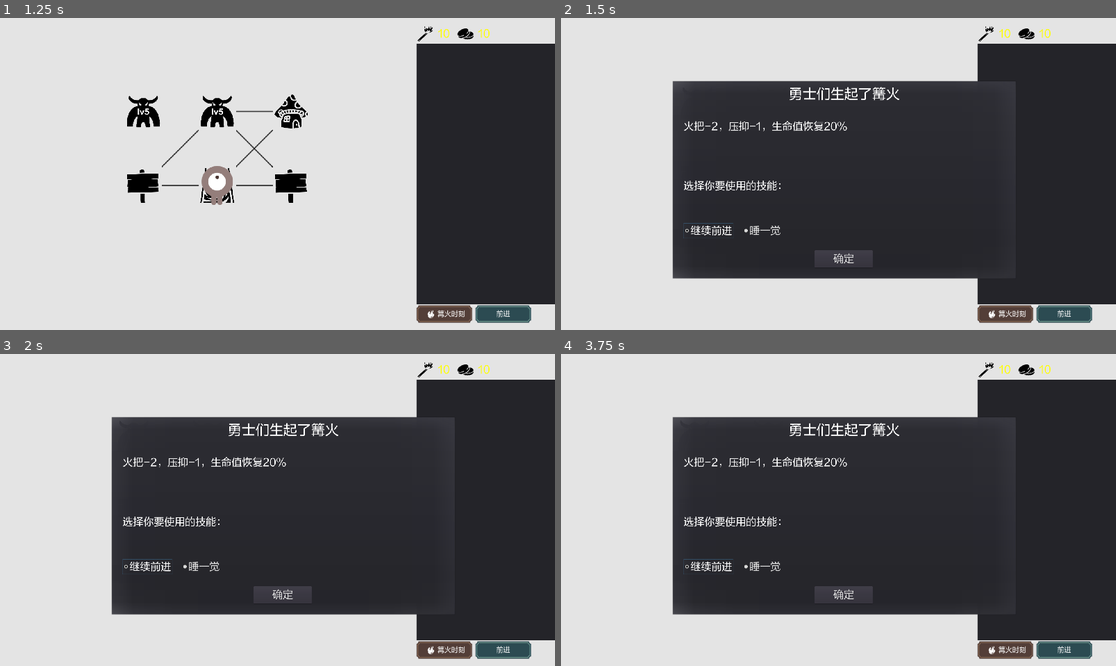
Above: before the commit, frames 1-4 (two rows, left to right).
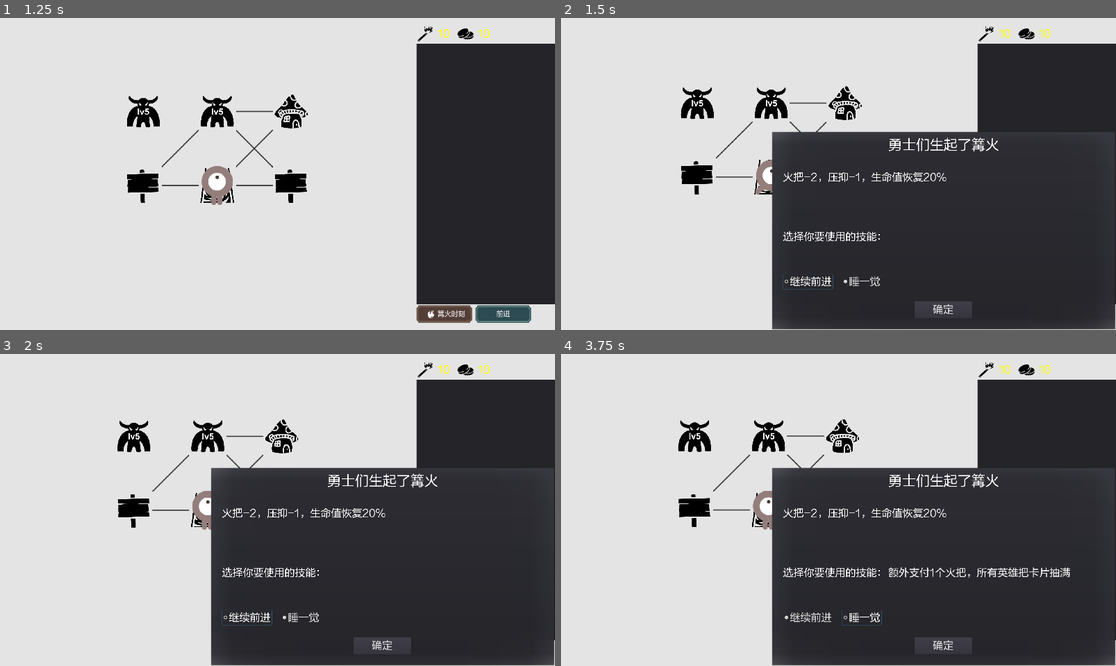
Above: after the commit, the same moments.

Repository: tzwm/CatHero
Game: Godot game, scene res://homepage/HUB.tscn
Same seed, same stepped clock (60 frames per second), same inputs: the game is played once before the commit and once after it.
Inputs (mouse positions are in pixels of both pictures, inside the frame that each line leads up to; where the layout moved, square brackets give the same spot in the first picture):
- Up to frame 1 (1.25 s): click "New Game" at 0.5 s
- Up to frame 2 (1.5 s): click (1005, 314) at 1.25 s
- Up to frame 3 (2 s): no input
- Up to frame 4 (3.75 s): click "前进" at 2 s; click "前进" (after the commit: "继续前进") at 2.75 s; click (860, 619) [1005, 650] at 3.5 s

Frame 1 is identical in both runs. In frame 2, 26% of the frame differs, in the area x 20-100%, y 20-100%; in frame 3, 26%; in frame 4, 27%.
Error before the commit: Invalid set index 'texture' (on base: 'null instance') with value of type 'StreamTexture'. (res://hero.gd:36)

Commit message:
修改地图的布局

Diff:
--- a/map/index.gd
+++ b/map/index.gd
@@ -1,4 +1,4 @@
-extends Node2D
+extends Control
 
 func _ready():
 	Global.MapIndex = self
--- a/map/index.tscn
+++ b/map/index.tscn
@@ -1,17 +1,20 @@
-[gd_scene load_steps=6 format=2]
+[gd_scene load_steps=5 format=2]
 
 [ext_resource path="res://map/panel.tscn" type="PackedScene" id=1]
 [ext_resource path="res://map/map_area.tscn" type="PackedScene" id=2]
 [ext_resource path="res://map/bonfire.tscn" type="PackedScene" id=3]
 [ext_resource path="res://map/index.gd" type="Script" id=4]
-[ext_resource path="res://team.tscn" type="PackedScene" id=24]
 
-[node name="GameMap" type="Node2D"]
+[node name="GameMap" type="Control"]
+anchor_right = 1.0
+anchor_bottom = 1.0
+mouse_filter = 2
 script = ExtResource( 4 )
+__meta__ = {
+"_edit_use_anchors_": false
+}
 
-[node name="CanvasLayer" type="CanvasLayer" parent="."]
-
-[node name="ColorRect" type="ColorRect" parent="CanvasLayer"]
+[node name="ColorRect" type="ColorRect" parent="."]
 anchor_right = 1.0
 anchor_bottom = 1.0
 mouse_filter = 2
@@ -20,7 +23,7 @@
 "_edit_use_anchors_": false
 }
 
-[node name="VBoxContainer" type="VBoxContainer" parent="CanvasLayer"]
+[node name="VBoxContainer" type="VBoxContainer" parent="."]
 anchor_right = 1.0
 anchor_bottom = 1.0
 mouse_filter = 2
@@ -28,7 +31,7 @@
 "_edit_use_anchors_": false
 }
 
-[node name="HBoxContainer" type="HBoxContainer" parent="CanvasLayer/VBoxContainer"]
+[node name="HBoxContainer" type="HBoxContainer" parent="VBoxContainer"]
 margin_right = 1920.0
 margin_bottom = 1080.0
 mouse_filter = 2
@@ -36,9 +39,9 @@
 size_flags_vertical = 3
 size_flags_stretch_ratio = 1.7
 
-[node name="MapArea" parent="CanvasLayer/VBoxContainer/HBoxContainer" instance=ExtResource( 2 )]
+[node name="MapArea" parent="VBoxContainer/HBoxContainer" instance=ExtResource( 2 )]
 
-[node name="Panel" parent="CanvasLayer/VBoxContainer/HBoxContainer" instance=ExtResource( 1 )]
+[node name="Panel" parent="VBoxContainer/HBoxContainer" instance=ExtResource( 1 )]
 anchor_bottom = 0.0
 margin_left = 1441.0
 margin_right = 1920.0
@@ -46,14 +49,11 @@
 mouse_default_cursor_shape = 0
 size_flags_vertical = 3
 
-[node name="Team" parent="CanvasLayer/VBoxContainer" instance=ExtResource( 24 )]
-visible = false
-margin_top = 681.0
-margin_bottom = 1080.0
-mouse_filter = 1
-size_flags_vertical = 3
-
-[node name="Bonfire" parent="CanvasLayer" instance=ExtResource( 3 )]
-[connection signal="node_selected" from="CanvasLayer/VBoxContainer/HBoxContainer/MapArea" to="CanvasLayer/VBoxContainer/HBoxContainer/Panel" method="_on_MapArea_node_selected"]
-[connection signal="move" from="CanvasLayer/VBoxContainer/HBoxContainer/Panel" to="CanvasLayer/VBoxContainer/HBoxContainer/MapArea" method="_on_Panel_move"]
-[connection signal="rest" from="CanvasLayer/VBoxContainer/HBoxContainer/Panel" to="CanvasLayer/Bonfire" method="_on_Panel_rest"]
+[node name="Bonfire" parent="." instance=ExtResource( 3 )]
+margin_left = 384.0
+margin_top = 216.0
+margin_right = 424.0
+margin_bottom = 256.0
+[connection signal="node_selected" from="VBoxContainer/HBoxContainer/MapArea" to="VBoxContainer/HBoxContainer/Panel" method="_on_MapArea_node_selected"]
+[connection signal="move" from="VBoxContainer/HBoxContainer/Panel" to="VBoxContainer/HBoxContainer/MapArea" method="_on_Panel_move"]
+[connection signal="rest" from="VBoxContainer/HBoxContainer/Panel" to="Bonfire" method="_on_Panel_rest"]
